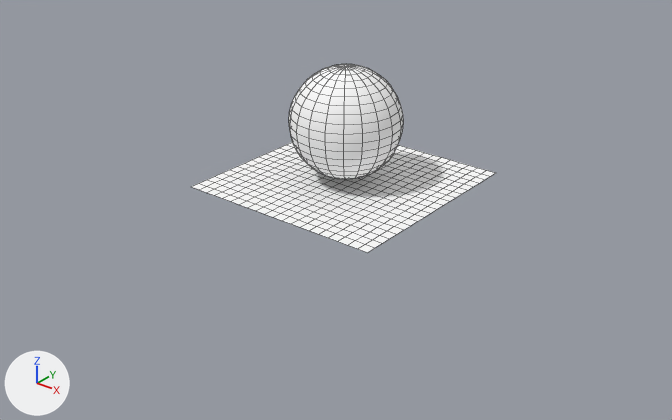
An edit to the OBJ model polyModels/sphere-on-plane.obj, drawn before and after from the same camera.
Rendered twice from a 50 mm camera at (24.2, -30.9, 17.5) aimed at (0.7, -1.6, -0.7). Arrows for +X, +Y and +Z are at lower left; the lights stay in place. Mesh edges are drawn as thin lines. Where no turn or scale is listed for an object, it has been applied to the vertices.

Objects in the first picture: 'sphere-on-plane'.
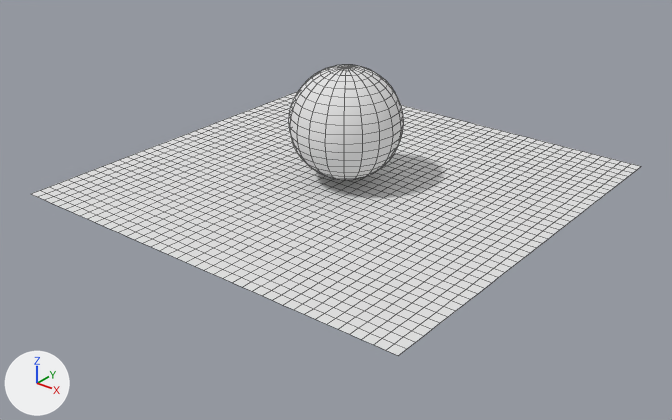
What differs and where, as boxes [x1, y1, x2, y2] in the pictures (672 x 420 px; the box of a moved part takes in the faces that stretch with it):
'sphere-on-plane', recoloured, reshaped (100% wider, 54% taller): before [191, 64, 495, 252]; after [32, 65, 641, 356]
part 1 of me_sphere_on_plane, moved or reshaped: before [289, 64, 404, 179]; after [289, 65, 404, 180]
part 2 of me_sphere_on_plane, added: after [32, 91, 641, 356]

The edits, one by one:
Material 'initialShadingGroup' (mat_initialshadinggroup) changes colour from white #ffffff to white #e7e7e7; in linear values from (1.0, 1.0, 1.0) to (0.8, 0.8, 0.8).
me_sphere_on_plane is used by ob_sphere_on_plane; location (0.0, 0.0, 0.0).
me_sphere_on_plane had 823 vertices, 800 faces and spanned x -5.0..5.0, y -5.0..5.0, z 0.0..5.36.
me_sphere_on_plane now has 2063 vertices, 2000 faces and spans x -10.0..10.0, y -10.0..10.0, z 0.0..5.36.
me_sphere_on_plane part 1: the loose piece of 382 vertices spanning x -2.63..2.51, y -2.51..2.63, z 0.22..5.36 is moved by (0.06, -0.06, 0.0).
me_sphere_on_plane part 2: 1240 vertices added at x -10.0..10.0, y -10.0..10.0, z 0.0.
